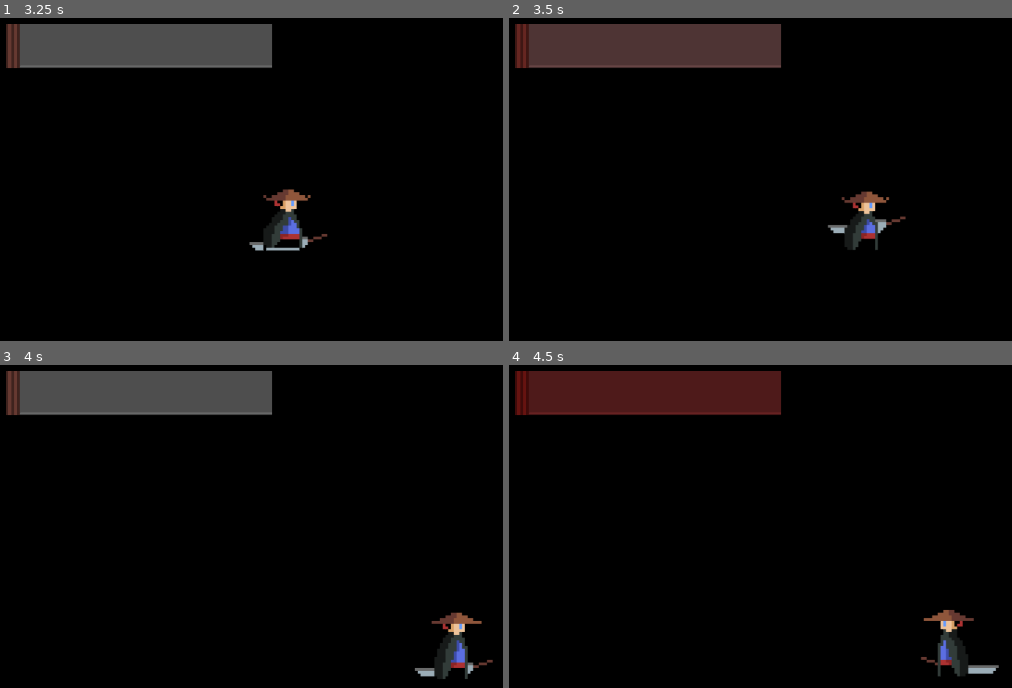
Above: before the commit, frames 1-4 (two rows, left to right).
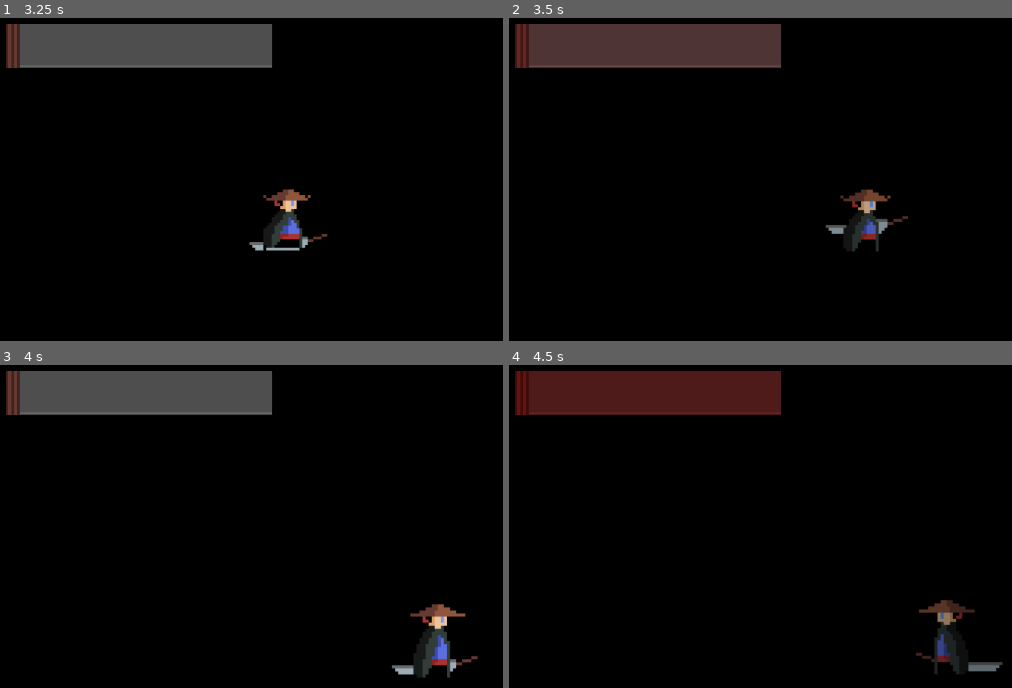
Above: after the commit, the same moments.

Repository: MartinJanevski185016/TimskiProekt
Game: Godot game, scene res://Scenes/main.tscn
Two runs of this game, one before a commit and one after it. Both use one fixed random seed, a clock stepped at 60 frames per second and the inputs below.
Inputs:
- Up to frame 1 (3.25 s): hold D (walk_right) 0.53-2.03 s; tap W (jump) at 0.6, 0.77, 1.07, 1.35, 1.52, 1.82, 2.1, 2.85, 3.02 s; hold A (walk_left) 2.03-2.78 s; hold D (walk_right) from 2.78 s (still down)
- Up to frame 2 (3.5 s): keep holding D (walk_right); tap W (jump) at 3.32 s
- Up to frame 3 (4 s): keep holding D (walk_right); tap W (jump) at 3.6, 3.77 s
- Up to frame 4 (4.5 s): tap W (jump) at 4.07, 4.35 s; release D (walk_right) at 4.28 s; hold A (walk_left) from 4.28 s (still down)

Frame 1 is identical in both runs. In frame 2, 0.6% of the frame differs, in the area x 63-80%, y 52-73%; in frame 3, 2.1%, in the area x 77-99%, y 73-98%; in frame 4, 1.1%.

Commit message:
Dodavanje na low stamina effect na igracot.

Diff:
--- a/TimskiProektGodotFile/Scripts/Player.gd
+++ b/TimskiProektGodotFile/Scripts/Player.gd
@@ -10,7 +10,8 @@
 var air_jump = false
 var just_wall_jumped = false
 var dash = false
-
+var color = self.modulate
+var original_scale = scale
 var gravity = ProjectSettings.get_setting("physics/2d/default_gravity")
 
 @onready var animated_sprite_2d = $AnimatedSprite2D
@@ -48,6 +49,7 @@
 		dash_timer.start(0.2)
 	elif((Input.is_action_just_pressed("dash_left") or Input.is_action_just_pressed("dash_right")) and stamina_bar.is_exhausted(stamina_bar.dash_drain)):
 		stamina_bar.low_stamina_effect()
+		low_stamina_player()
 
 func handle_wall_jump():
 	if not is_on_wall_only(): return
@@ -59,6 +61,7 @@
 			just_wall_jumped = true
 	elif(Input.is_action_just_pressed("jump") and stamina_bar.is_exhausted(stamina_bar.wall_jump_drain)):
 		stamina_bar.low_stamina_effect()
+		low_stamina_player()
 
 func handle_jump():
 	if is_on_floor() or coyote_jump_timer.time_left > 0.0:
@@ -68,6 +71,7 @@
 			velocity.y = JUMP_VELOCITY
 		elif(Input.is_action_just_pressed("jump") and stamina_bar.is_exhausted(stamina_bar.jump_drain)):
 			stamina_bar.low_stamina_effect()
+			low_stamina_player()
 	elif not is_on_floor():
 		if Input.is_action_just_released("jump") and velocity.y <  JUMP_VELOCITY / 2:
 			velocity.y = JUMP_VELOCITY / 2
@@ -78,6 +82,7 @@
 			air_jump = false
 		elif(Input.is_action_just_pressed("jump") and stamina_bar.is_exhausted(stamina_bar.jump_drain)):
 			stamina_bar.low_stamina_effect()
+			low_stamina_player()
 
 func handle_acceleration(input_axis, delta):
 	if not is_on_floor(): return
@@ -123,6 +128,13 @@
 	else:
 		animated_sprite_2d.play("idle")
 
+func low_stamina_player():
+	create_tween().tween_property(self, 'modulate', Color.DIM_GRAY, 0.1)
+	create_tween().tween_property(self, "scale", scale * 1.2, 0.3)
+	await get_tree().create_timer(0.1).timeout
+	create_tween().tween_property(self, 'modulate', color, 0.1)
+	create_tween().tween_property(self, "scale", original_scale, 0.3)
+
 func _on_dash_timer_timeout():
 	dash_timer.stop()
 	dash = false
Not shown: 1 places in TimskiProektGodotFile/Scenes/main.tscn that only renumber resources
